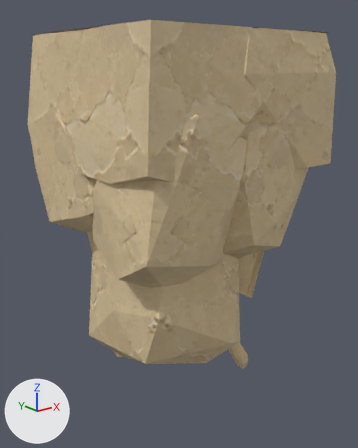
The glTF model assets/custom/models/ground_modules/ground_bottom_square_island_02.glb, before and after one commit.
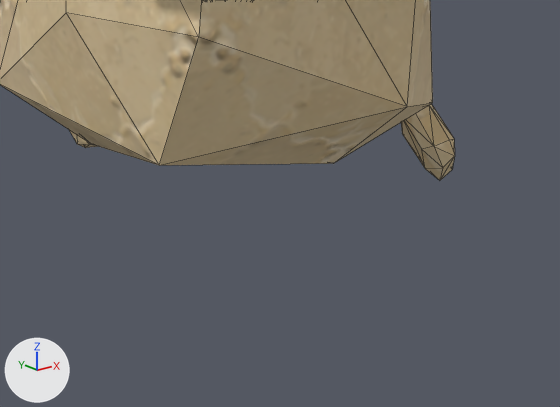
There are two pictures of each version: one whole from a 50 mm lens placed at (-1.05, -1.46, 0.84), pointed at (0.52, 0.5, 0.06), one close up on the part from 25% to 79% of the width and 68% to 100% of the height. Every picture has the same lights, and +X, +Y and +Z are marked at lower left. The older version's two pictures come first. The close-ups show mesh edges as thin lines. Vertices at exactly the same position are counted once.

The older version as bpy lines, for what is in view:
```python
me_groundbottomsquareisland02_bodyshouldermesh = bpy.data.meshes.new('GroundBottomSquareIsland02_BodyShoulderMesh')
me_groundbottomsquareisland02_bodyshouldermesh.from_pydata(...)  # 1437 vertices, 2546 faces; spans x -0.04..1.04, y -0.04..1.04, z -0.98..1.0
me_groundbottomsquareisland02_bodyshouldermesh.materials.append(mat_sandstone_plate_1_001)
me_groundbottomsquareisland02_bodyshouldermesh.materials.append(mat_sandstone_plate_2_001)
me_groundbottomsquareisland02_bodyshouldermesh.materials.append(mat_sandstone_plate_3_001)
me_groundbottomsquareisland02_bodyshouldermesh.materials.append(mat_sandstone_plate_4_001)
me_groundbottomsquareisland02_bodyshouldermesh.materials.append(mat_sandstone_plate_5_001)
me_groundbottomsquareisland02_bodyshouldermesh.materials.append(mat_sandstone_plate_6_001)
me_groundbottomsquareisland02_bodyshouldermesh.materials.append(mat_sandstone_plate_7_001)
me_groundbottomsquareisland02_bodyshouldermesh.materials.append(mat_sandstone_plate_8_001)
me_groundbottomsquareisland02_bodyshouldermesh.materials.append(mat_sandstone_plate_9_001)
me_groundbottomsquareisland02_bodyshouldermesh.materials.append(mat_sandstone_plate_10_001)
me_groundbottomsquareisland02_bodyshouldermesh.materials.append(mat_sandstone_plate_11_001)
me_groundbottomsquareisland02_bodyshouldermesh.materials.append(mat_sandstone_plate_12_001)
me_groundbottomsquareisland02_bodyshouldermesh.materials.append(mat_sandstone_plate_13_001)
me_groundbottomsquareisland02_bodyshouldermesh.materials.append(mat_groundmodulerecess)  # beige #cdb890
ob_groundbottomsquareisland02_body = bpy.data.objects.new('GroundBottomSquareIsland02_Body', me_groundbottomsquareisland02_bodyshouldermesh)
ob_groundbottomsquareisland02_body.location = (0.0, 0.0, 0.0)
```
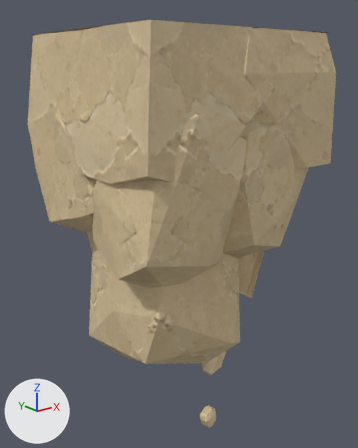
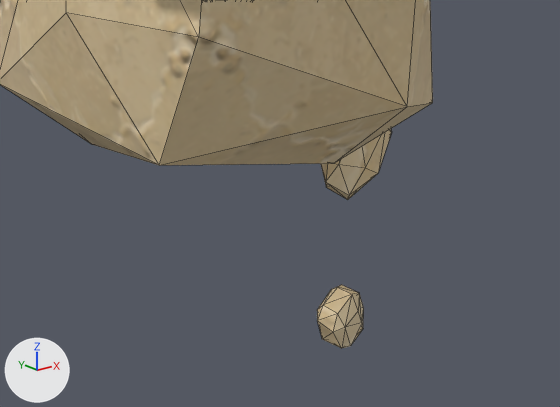
Where the change shows, as pixel boxes (x1, y1, x2, y2) in the close-ups (560 x 407 px; the box of a moved part takes in the faces that stretch with it):
'GroundBottomSquareIsland02_Body', reshaped: before (0, 0, 455, 180); after (0, 0, 433, 348)
part 1 of me_groundbottomsquareisland02_bodyshouldermesh, moved or reshaped (mostly hidden before): before (69, 130, 97, 148); after (317, 285, 364, 348)
part 2 of me_groundbottomsquareisland02_bodyshouldermesh, moved or reshaped: before (401, 104, 455, 180); after (321, 129, 392, 200)

Diff of the bpy script that builds the scene:
```diff
--- a/assets/custom/models/ground_modules/ground_bottom_square_island_02.glb.py
+++ b/assets/custom/models/ground_modules/ground_bottom_square_island_02.glb.py
@@ me_groundbottomsquareisland02_bodyshouldermesh @@
 # used by ob_groundbottomsquareisland02_body; location = (0.0, 0.0, 0.0)
-me_groundbottomsquareisland02_bodyshouldermesh.from_pydata(...)  # 1437 vertices, 2546 faces; spans x -0.04..1.04, y -0.04..1.04, z -0.98..1.0
+me_groundbottomsquareisland02_bodyshouldermesh.from_pydata(...)  # 1437 vertices, 2546 faces; spans x -0.04..1.04, y -0.04..1.04, z -0.97..1.0
+# me_groundbottomsquareisland02_bodyshouldermesh part 1: the loose piece of 24 vertices spanning x 0.37..0.48, y 0.95..1.03, z -0.96..-0.81 is multiplied about its middle by the matrix ((0.884, -0.028, 0.061), (0.043, 0.858, -0.222), (-0.052, 0.224, 0.857)), then moved by (-0.06, -0.92, 0.07)
+# me_groundbottomsquareisland02_bodyshouldermesh part 2: 24 of 1437 vertices moved; they spanned x 0.94..1.04, y 0.38..0.57, z -0.98..-0.82 and now span x 0.7..0.93, y 0.47..0.59, z -0.97..-0.79; mean shift (-0.17, 0.05, 0.02); largest move (0.97, 0.38, -0.89) -> (0.7, 0.49, -0.9)
 me_groundbottomsquareisland02_bodyshouldermesh.materials.append(mat_sandstone_plate_1_001)
```
